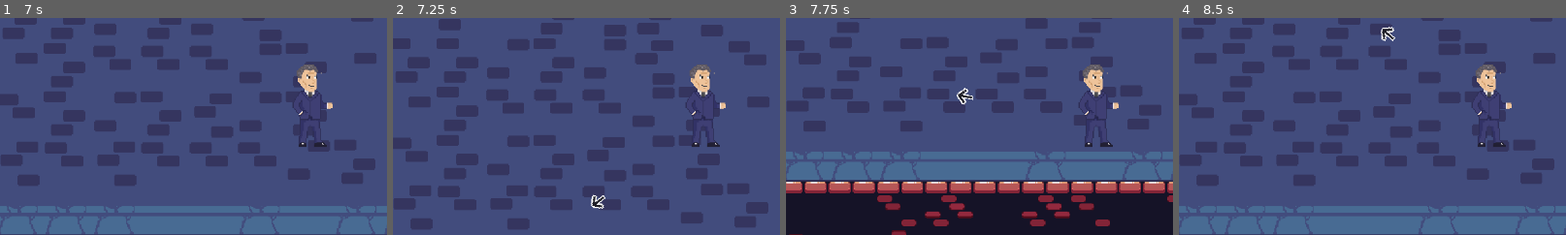
Above: before the commit, frames 1-4 (left to right).
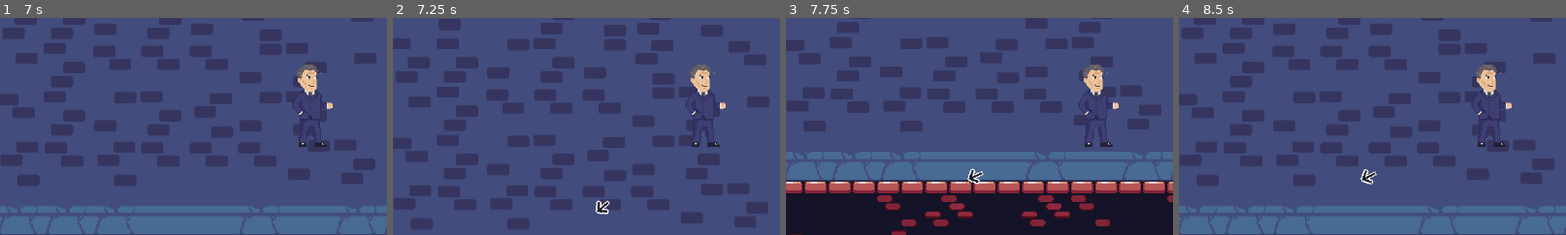
Above: after the commit, the same moments.

Repository: McGengar/CookieJam2025
Game: Godot game, scene res://Scenes/main_menu.tscn
Two runs of this game, one before a commit and one after it. Both use one fixed random seed, a clock stepped at 60 frames per second and the inputs below. The project has no main scene, so this scene is started directly.
Inputs (mouse positions are % of the whole screen's width and height, from its top left):
- Up to frame 1 (7 s): click "START" at 0.5 s; tap Enter (ui_accept) at 1.25, 3.5 s; move the mouse to (5, 44) at 1.27 s; click (5, 44) at 1.35 s; tap Space (jump) at 1.52, 2.27, 3.77, 4.52, 5.27, 6.77 s; move the mouse to (30, 55) at 2.02 s; click (30, 55) at 2.1 s; move the mouse to (60, 28) at 2.77 s; click (60, 28) at 2.85 s; move the mouse to (45, 70) at 3.52 s; click (45, 70) at 3.6 s; move the mouse to (80, 65) at 4.27 s; click (80, 65) at 4.35 s; move the mouse to (20, 35) at 5.02 s; click (20, 35) at 5.1 s; move the mouse to (55, 50) at 5.77 s; click (55, 50) at 5.85 s; move the mouse to (35, 25) at 6.52 s; click (35, 25) at 6.6 s
- Up to frame 2 (7.25 s): no input
- Up to frame 3 (7.75 s): move the mouse to (72, 45) at 7.27 s; click (72, 45) at 7.35 s; tap Space (jump) at 7.52 s
- Up to frame 4 (8.5 s): move the mouse to (30, 55) at 8.02 s; click (30, 55) at 8.1 s; tap Space (jump) at 8.27 s
The pictures show only the part of the screen within x 10-60%, y 27-76%; the shares and areas given below are measured in that part.

Frame 1 is identical in both runs. In frame 2, 0.3% of the frame differs, in the area x 51-57%, y 81-91%; in frame 3, 0.4%; in frame 4, 0.4%, in the area x 46-56%, y 4-77%.

Commit message:
player death , some enemies fixes

Diff:
--- a/cookie-jam-2025/Scenes/Player.tscn
+++ b/cookie-jam-2025/Scenes/Player.tscn
@@ -54,6 +54,8 @@
 func _physics_process(delta):
 	if not is_on_floor() and not is_on_wall() and is_climbing == false:
 			velocity += get_gravity() * delta
+			if dead:
+				move_and_slide()
 	if not dead:
 		if Input.is_action_just_pressed(\"debug_1\"):
 			Player_globals.debug_gen_card()
@@ -163,7 +165,6 @@
 		die()
 func die():
 	dead = true
-	rotation = deg_to_rad(90)
 	sprite_2d.play(\"dead\")
 func _on_area_2d_body_entered(body: Node2D) -> void:
 	if body.is_in_group(\"enemies\") and not body in hit_enemies:
@@ -216,7 +217,7 @@
 
 [sub_resource type="AtlasTexture" id="AtlasTexture_miouo"]
 atlas = ExtResource("1_yoq75")
-region = Rect2(0, 0, 80, 96)
+region = Rect2(0, 0, 106, 96)
 
 [sub_resource type="AtlasTexture" id="AtlasTexture_glx4g"]
 atlas = ExtResource("1_dewec")
--- a/cookie-jam-2025/Scripts/Enemies/enemy_hag.gd
+++ b/cookie-jam-2025/Scripts/Enemies/enemy_hag.gd
@@ -23,7 +23,7 @@
 	player = get_tree().get_first_node_in_group("player")
 
 func _physics_process(delta):
-	if ray_cast_2d.is_colliding():
+	if ray_cast_2d.is_colliding() and is_on_floor():
 		velocity.y += -50
 	if not is_on_floor():
 		velocity.y += gravity * delta
--- a/cookie-jam-2025/Scripts/Enemies/enemy_mountain.gd
+++ b/cookie-jam-2025/Scripts/Enemies/enemy_mountain.gd
@@ -20,7 +20,7 @@
 	shoot_timer.timeout.connect(_on_timer_timeout)
 
 func _physics_process(delta):
-	if ray_cast_2d.is_colliding():
+	if ray_cast_2d.is_colliding() and is_on_floor():
 		velocity.y += -50
 	if not is_on_floor():
 		velocity.y += GRAVITY * delta
Not shown: 1 places in cookie-jam-2025/Scenes/Player.tscn that only renumber resources
Binary file changed: cookie-jam-2025/Sprites/ani_1_ver-export.png
